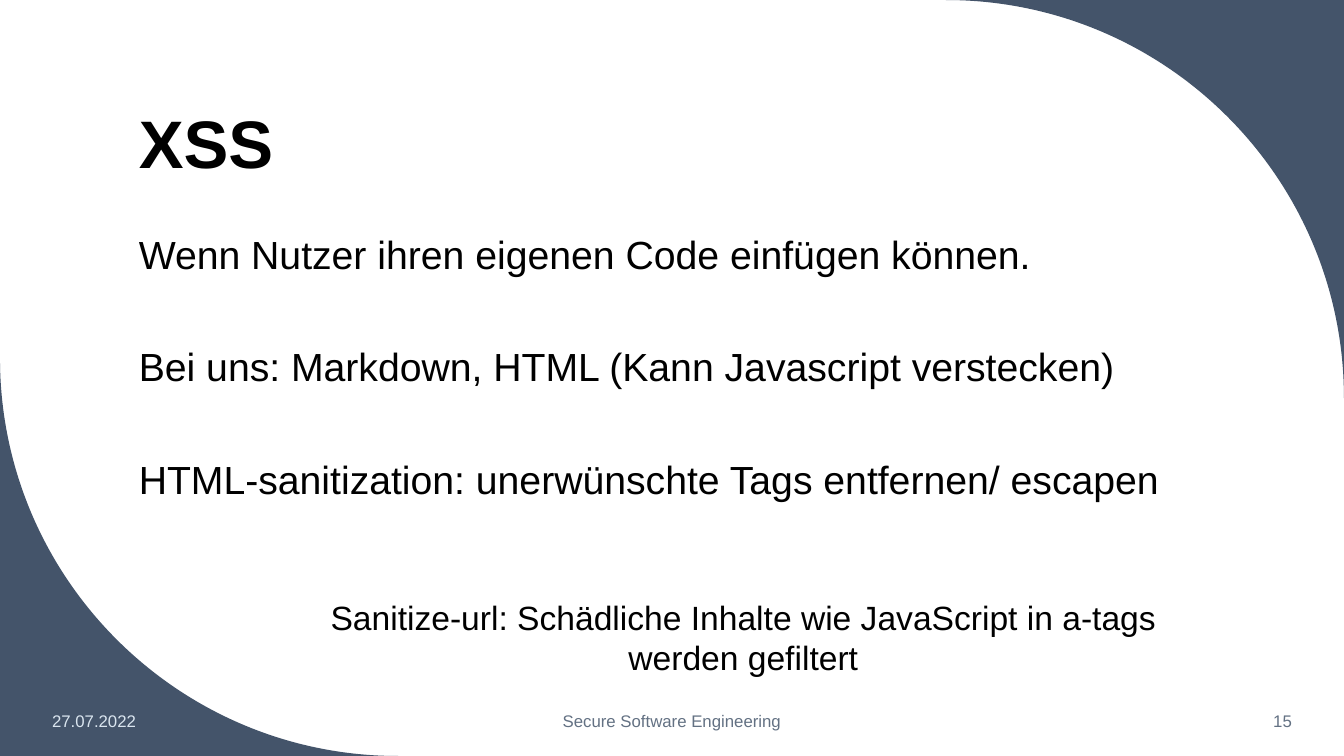
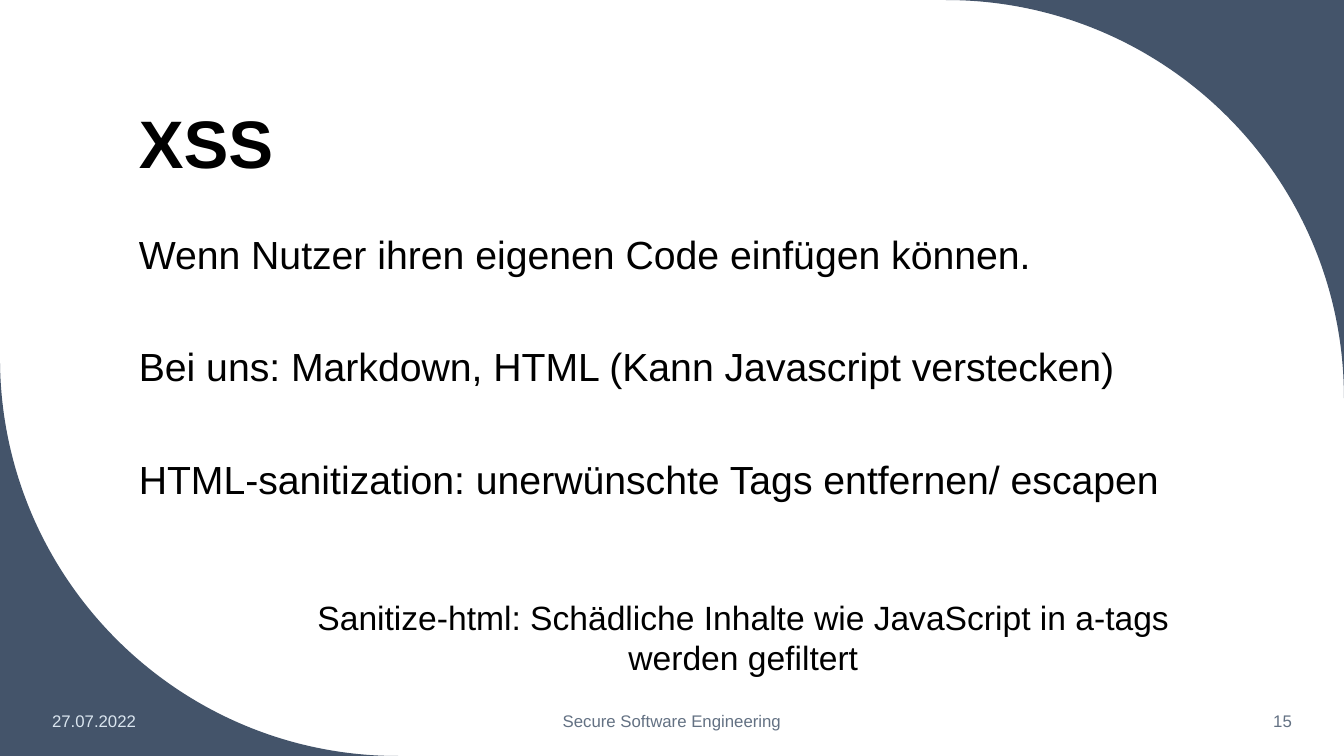
Before and after one commit to BranAndSceolan/SSE-Notes, a slide deck: slide 15 of documentation/Notiz-App.pptx. Drawn at 1344x756 pixels with LibreOffice and Linux fonts; fonts in the diff are those of the drawing. Boxes give left, top, right and bottom in pixels: in the first picture for what was removed or moved away, otherwise in the second. Text is boxed around its words. In the diff, an @@ line names an element or a change of style, - is before the commit and + after.

```diff
--- a/documentation/Notiz-App.pptx
+++ b/documentation/Notiz-App.pptx
@@ text at box(317, 605, 1168, 677): text changed @@
-Sanitize-url: Schädliche Inhalte wie JavaScript in a-tags werden gefiltert
+Sanitize-html: Schädliche Inhalte wie JavaScript in a-tags werden gefiltert
```
Also in this commit, not shown: 1 other file.
